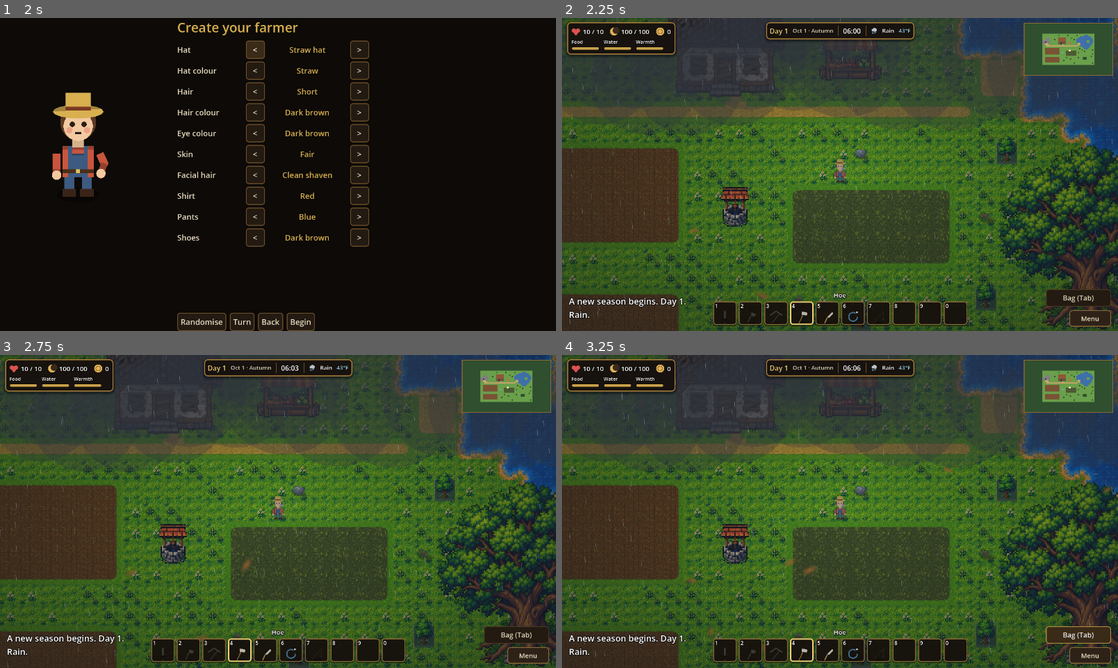
Above: before the commit, frames 1-4 (two rows, left to right).
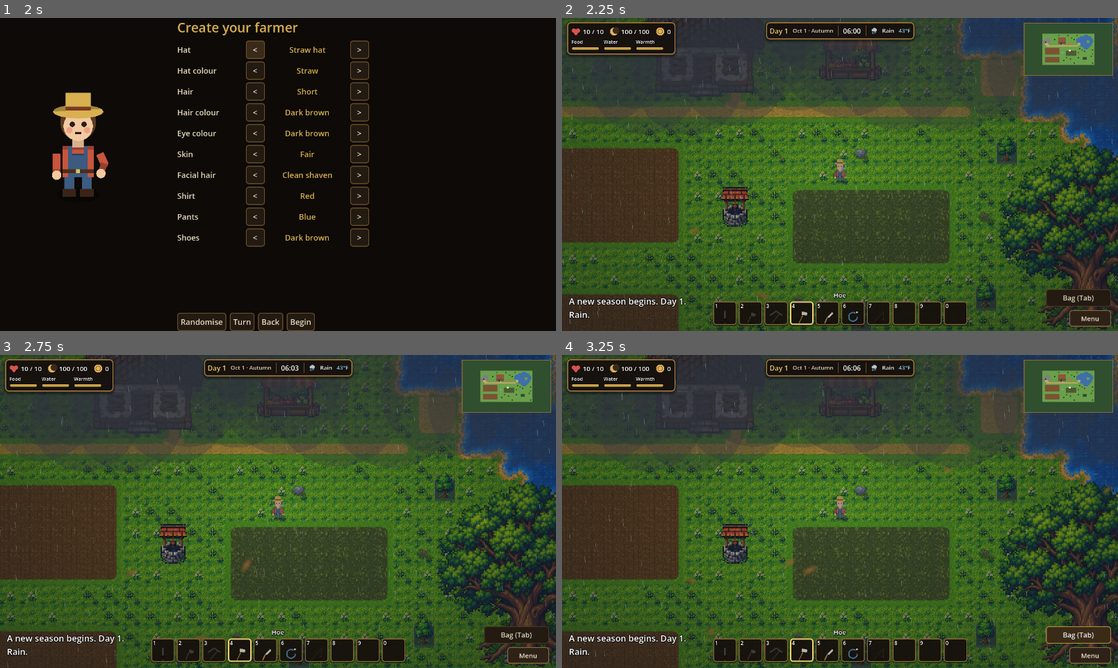
Above: after the commit, the same moments.

Repository: joshj1108/CrowCreekHollow
Game: Godot game, scene res://scenes/main.tscn
Same seed, same stepped clock (60 frames per second), same inputs: the game is played once before the commit and once after it.
Inputs:
- Up to frame 1 (2 s): click "New Game" at 0.5 s; click "Slot 1: empty" at 1.25 s
- Up to frame 2 (2.25 s): click "Begin" at 2 s
- Up to frame 3 (2.75 s): no input
- Up to frame 4 (3.25 s): click "Bag (Tab)" at 2.75 s

Frame 1 is identical in both runs. In frame 2, 0.2% of the frame differs, in the area x 15-39%, y 0-26%; in frame 3, 0.2%; in frame 4, 0.2%.

Commit message:
Shift the house sprite one tile left
Co-Authored-By: Claude Haiku 5.5 <noreply@anthropic.com>
Claude-Session: https://claude.ai/code/session_016EvHBYyFANDWxunM27u84C

Diff:
--- a/scripts/main.gd
+++ b/scripts/main.gd
@@ -2260,6 +2260,8 @@
 # The house is one sprite over its footprint: the roof and walls, the door, the porch and the steps.
 # Its footprint is six tiles wide and seven tall, from the top of the roof down to the steps.
 const HOUSE_SPRITE_TILES := Vector2i(6, 7)
+# Shifts the house sprite across, in tiles, from the roof's top-left tile. -1 moves it one tile left.
+const HOUSE_SPRITE_OFFSET_X := -1
 # Where the sprite's walls end, in tiles from the sprite's top (measured from house_stage_0.png: 5.88 of 7).
 const HOUSE_WALL_BOTTOM_TILES := 5.88
 
@@ -2274,7 +2276,8 @@
 	# The porch row is two rows below the wall line (the walls are two rows tall).
 	var porch_top := float(_find_house_roof_bottom() + 2)
 	var top := porch_top - HOUSE_WALL_BOTTOM_TILES
-	var rect := Rect2(origin.x * PX, top * PX, HOUSE_SPRITE_TILES.x * PX, HOUSE_SPRITE_TILES.y * PX)
+	var left := origin.x + HOUSE_SPRITE_OFFSET_X
+	var rect := Rect2(left * PX, top * PX, HOUSE_SPRITE_TILES.x * PX, HOUSE_SPRITE_TILES.y * PX)
 	house_roof_layer.draw_texture_rect(FarmSprites.tex("house_stage_%d" % house_stage), rect, false)
 	house_roof_drawn_stage = house_stage
 
